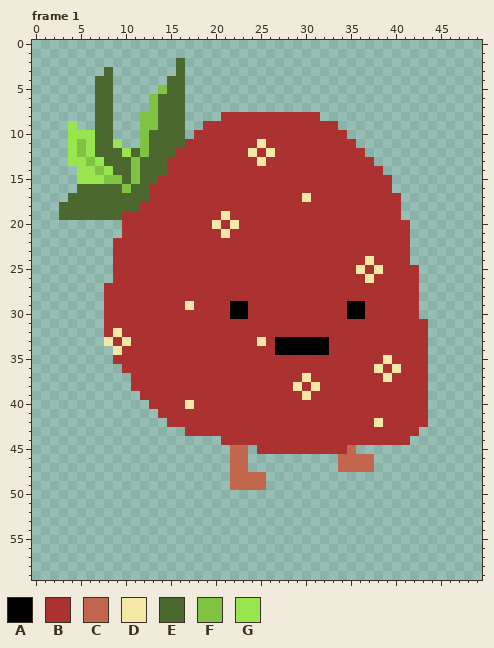
Animated GIF sprite -- projects/project2-fruitjam-prototype/assets/gif/berry1.gif. Above, as it was before the edit.
The file is 50x60 pixels, 2 frames. Shown: frame 1. The commit also changed other frames, which this record leaves out.
Palette (. is transparent): A #000000  B #ac3232  C #c2674e  D #f3e8a5  E #4b692f  F #80c241  G #99e550
Pixels before, frame 1 (only the part around the change), first column x 13:
41 .BBBBBBBBBBBBBBBBBBBBBBBBBBBBBB....
42 ..BBBBBBBBBBBBBBBBBBBBBBBDBBBBB....
43 ....BBBBBBBBBBBBBBBBBBBBBBBBBB.....
44 ........BBBBBBBBBBBBBBBBBBBBB......
45 .........CC.BBBBBBBBBBC............
46 .........CC..........CCCC..........
47 .........CC..........CCCC..........
48 .........CCCC......................
49 .........CCCC......................
50 ...................................
51 ...................................
52 ...................................
53 ...................................
New version:
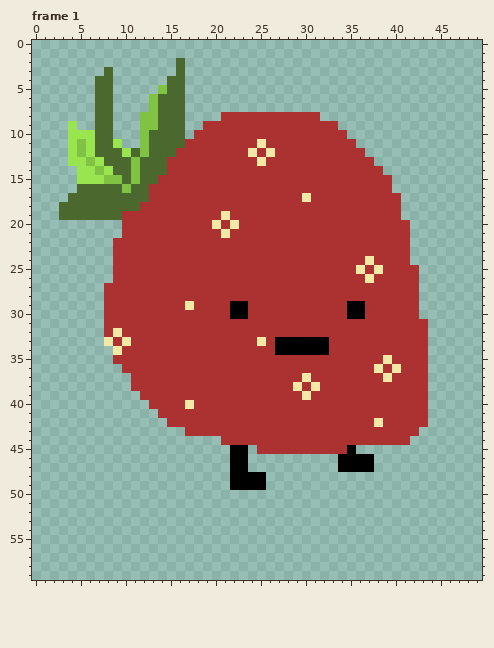
Diff:
Changed rows in their new state; - is an unchanged pixel.
Frame 1:
first column x 22:
45 AA-----------A--
46 AA----------AAAA
47 AA----------AAAA
48 AAAA------------
49 AAAA------------
Changed places in both pictures, as pixel boxes (x1, y1, x2, y2):
changed: (230, 445, 266, 490)
changed: (338, 445, 374, 472)
